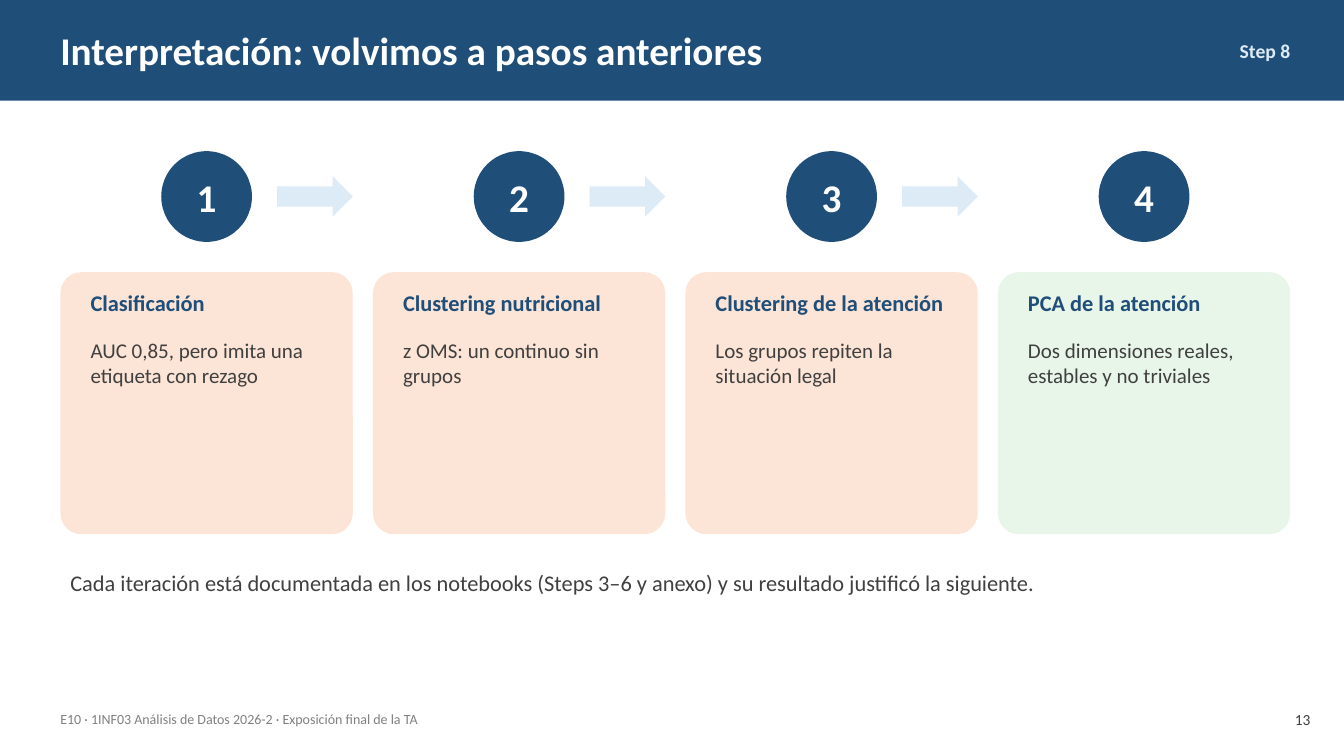
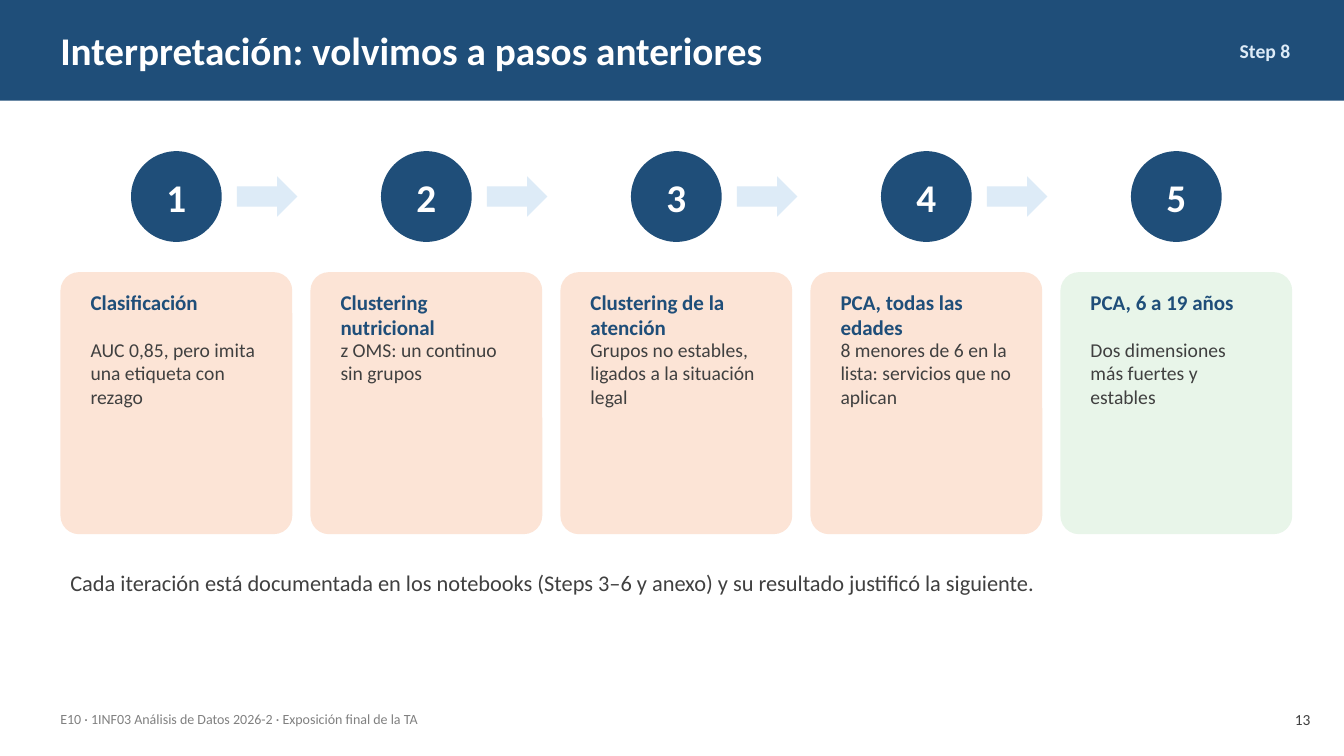
Before and after one commit to AlejandroHancco/TA_Analisis_Datos, a slide deck: slide 13 of entregables/Presentacion_Final_TA_E10.pptx. Drawn at 1344x756 pixels with LibreOffice and Linux fonts; fonts in the diff are those of the drawing. Boxes give left, top, right and bottom in pixels: in the first picture for what was removed or moved away, otherwise in the second. Text is boxed around its words. In the diff, an @@ line names an element or a change of style, - is before the commit and + after.

Commit message:
Análisis principal con NNA de 6 a 19 años
Los servicios que registra la ficha (salud mental, psicoterapia, talleres) no aplican
a los menores de 6, que aparecían como 'sin atención'. El PCA con 6-19 años mantiene
las dos dimensiones, más fuertes (44,3 %) y estables (Tucker 0,93/0,88); la lista de
prioridad queda en 33 NNA (22 estables, 5 para vigilar). Steps 4-9, presentación,
ficha técnica y README actualizados.

```diff
--- a/entregables/Presentacion_Final_TA_E10.pptx
+++ b/entregables/Presentacion_Final_TA_E10.pptx
@@ text "1": place and size @@
-text "1" at (197,186,217,212)
+text "1" at (166,186,186,212)
@@ ellipse: place and size @@
-ellipse at (161,151,252,242)
+ellipse at (131,151,222,242)
@@ right arrow: place and size @@
-right arrow at (277,176,353,217)
+right arrow at (237,176,297,217)
@@ text "2": place and size @@
-text "2" at (509,186,529,212)
+text "2" at (416,186,436,212)
@@ ellipse: place and size @@
-ellipse at (474,151,565,242)
+ellipse at (381,151,472,242)
@@ right arrow: place and size @@
-right arrow at (590,176,665,217)
+right arrow at (487,176,547,217)
@@ text "3": place and size @@
-text "3" at (822,186,842,213)
+text "3" at (666,186,686,213)
@@ ellipse: place and size @@
-ellipse at (786,151,877,242)
+ellipse at (631,151,722,242)
@@ right arrow: place and size @@
-right arrow at (902,176,978,217)
+right arrow at (737,176,798,217)
@@ text "4": place and size @@
-text "4" at (1134,186,1154,212)
+text "4" at (916,186,936,212)
@@ ellipse: place and size @@
-ellipse at (1099,151,1190,242)
+ellipse at (881,151,972,242)
@@ right arrow added at (987,176,1048,217), fill #DDEBF7 @@
@@ ellipse added at (1131,151,1222,242), fill #1F4E79 @@
@@ text added at (1166,186,1186,213), 28 pt, text #FFFFFF, bold @@
+5
@@ rounded rectangle: place and size @@
-rounded rectangle at (60,272,353,534)
+rounded rectangle at (60,272,292,534)
@@ rounded rectangle: place and size @@
-rounded rectangle at (373,272,665,534)
+rounded rectangle at (311,272,542,534)
@@ text "Clustering nutricional": place and size @@
-text "Clustering nutricional" at (403,295,601,315)
+text "Clustering nutricional" at (341,295,435,335)
@@ rounded rectangle: place and size @@
-rounded rectangle at (686,272,978,534)
+rounded rectangle at (561,272,792,534)
@@ size 16 to 15 pt in 3 elements at (91,295,198,310), (341,295,435,335), (590,295,724,335) @@
@@ text "Clustering de la atención": place and size @@
-text "Clustering de la atención" at (715,295,943,315)
+text "Clustering de la atención" at (590,295,724,335)
@@ rounded rectangle added at (811,272,1043,534), fill #FCE4D6 @@
@@ text at (841,295,963,335): text changed; size 16 to 15 pt @@
-PCA de la atención
+PCA, todas las edades
@@ rounded rectangle: place and size @@
-rounded rectangle at (998,272,1291,534)
+rounded rectangle at (1061,272,1293,534)
@@ text added at (1090,295,1233,313), 15 pt, text #1F4E79, bold @@
+PCA, 6 a 19 años
@@ text "AUC 0,85, pero imita una ..." at (91,343,254,408): size 15 to 14 pt @@
@@ text "z OMS: un continuo sin ..." at (341,343,497,384): size 15 to 14 pt @@
@@ text "z OMS: un continuo sin ...": place and size @@
-text "z OMS: un continuo sin ..." at (403,343,599,387)
+text "z OMS: un continuo sin ..." at (341,343,497,384)
@@ text at (590,343,755,408): text changed; size 15 to 14 pt @@
-Los grupos repiten la situación legal
+Grupos no estables, ligados a la situación legal
@@ text added at (841,343,1011,407), 14 pt, text #404040 @@
+8 menores de 6 en la lista: servicios que no aplican
@@ text at (1090,343,1226,404): text changed; size 15 to 14 pt @@
-Dos dimensiones reales, estables y no triviales
+Dos dimensiones más fuertes y estables
```
Also in this commit, not shown: 11 other slides changed, 33 other files.
